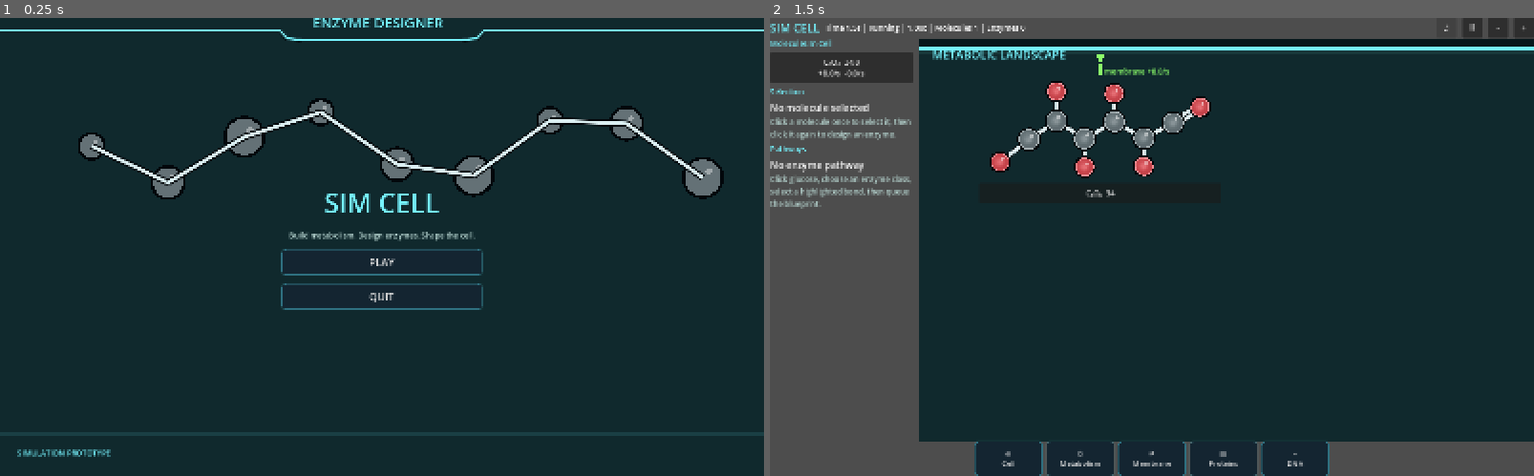
Above: before the commit, frames 1-2 (left to right).
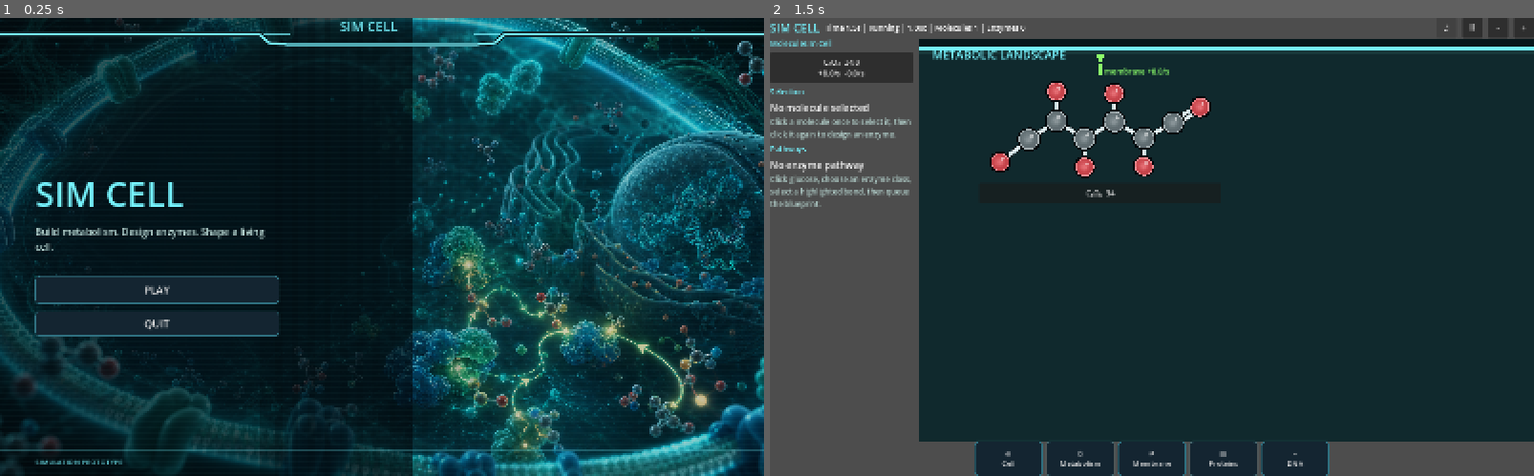
Above: after the commit, the same moments.

Repository: EliasEnglund/SimCell
Game: Godot game, scene res://scenes/main.tscn
Same seed, same stepped clock (60 frames per second), same inputs: the game is played once before the commit and once after it.
Inputs:
- Up to frame 1 (0.25 s): no input
- Up to frame 2 (1.5 s): click "PLAY" at 0.5 s; click "♪" at 1.25 s

The runs differ from the first frame. In frame 1, 36% of the frame differs, in the area x 0-100%, y 0-100%; in frame 2, nothing differs.

Commit message:
Add cinematic title screen artwork

Diff:
--- a/scripts/ui/main.gd
+++ b/scripts/ui/main.gd
@@ -56,36 +56,56 @@
 	var title_root := Control.new()
 	title_root.set_anchors_preset(Control.PRESET_FULL_RECT)
 	add_child(title_root)
-	var background := TitleBackground.new()
-	background.set_anchors_preset(Control.PRESET_FULL_RECT)
-	background.mouse_filter = Control.MOUSE_FILTER_IGNORE
-	title_root.add_child(background)
-	var frame := DesignerTitleFrame.new()
+	var artwork := TextureRect.new()
+	var title_image := Image.load_from_file("res://assets/reference/title-art-v2.png")
+	if title_image != null:
+		artwork.texture = ImageTexture.create_from_image(title_image)
+	artwork.expand_mode = TextureRect.EXPAND_IGNORE_SIZE
+	artwork.stretch_mode = TextureRect.STRETCH_KEEP_ASPECT_COVERED
+	artwork.set_anchors_preset(Control.PRESET_FULL_RECT)
+	artwork.mouse_filter = Control.MOUSE_FILTER_IGNORE
+	title_root.add_child(artwork)
+	var shade := TitleShade.new()
+	shade.set_anchors_preset(Control.PRESET_FULL_RECT)
+	shade.mouse_filter = Control.MOUSE_FILTER_IGNORE
+	title_root.add_child(shade)
+	var frame := TitleTopFrame.new()
 	frame.set_anchors_preset(Control.PRESET_FULL_RECT)
 	frame.mouse_filter = Control.MOUSE_FILTER_IGNORE
 	title_root.add_child(frame)
-	var center := CenterContainer.new()
-	center.set_anchors_preset(Control.PRESET_FULL_RECT)
-	title_root.add_child(center)
+	var margin := MarginContainer.new()
+	margin.set_anchors_preset(Control.PRESET_FULL_RECT)
+	margin.add_theme_constant_override("margin_left", 74)
+	margin.add_theme_constant_override("margin_top", 104)
+	margin.add_theme_constant_override("margin_right", 74)
+	margin.add_theme_constant_override("margin_bottom", 78)
+	title_root.add_child(margin)
 	var menu := VBoxContainer.new()
-	menu.custom_minimum_size = Vector2(420, 320)
+	menu.custom_minimum_size = Vector2(510, 360)
+	menu.size_flags_horizontal = Control.SIZE_SHRINK_BEGIN
+	menu.size_flags_vertical = Control.SIZE_EXPAND_FILL
 	menu.alignment = BoxContainer.ALIGNMENT_CENTER
-	menu.add_theme_constant_override("separation", 18)
-	center.add_child(menu)
+	menu.add_theme_constant_override("separation", 16)
+	margin.add_child(menu)
 	var title := Label.new()
 	title.text = "SIM CELL"
-	title.horizontal_alignment = HORIZONTAL_ALIGNMENT_CENTER
-	title.add_theme_font_size_override("font_size", 56)
+	title.horizontal_alignment = HORIZONTAL_ALIGNMENT_LEFT
+	title.add_theme_font_size_override("font_size", 72)
 	title.modulate = Color("76f4ff")
 	menu.add_child(title)
 	var subtitle := Label.new()
-	subtitle.text = "Build metabolism. Design enzymes. Shape the cell."
-	subtitle.horizontal_alignment = HORIZONTAL_ALIGNMENT_CENTER
+	subtitle.text = "Build metabolism. Design enzymes. Shape a living cell."
+	subtitle.horizontal_alignment = HORIZONTAL_ALIGNMENT_LEFT
+	subtitle.add_theme_font_size_override("font_size", 20)
+	subtitle.autowrap_mode = TextServer.AUTOWRAP_WORD_SMART
 	subtitle.modulate = Color(0.78, 0.9, 0.88)
 	menu.add_child(subtitle)
+	var spacer := Control.new()
+	spacer.custom_minimum_size = Vector2(0, 16)
+	menu.add_child(spacer)
 	var play := Button.new()
 	play.text = "PLAY"
-	play.custom_minimum_size = Vector2(280, 54)
+	play.custom_minimum_size = Vector2(300, 58)
 	play.add_theme_font_size_override("font_size", 22)
 	play.add_theme_stylebox_override("normal", _nav_style(false))
 	play.add_theme_stylebox_override("hover", _nav_style(true))
@@ -98,7 +118,7 @@
 	menu.add_child(play)
 	var quit := Button.new()
 	quit.text = "QUIT"
-	quit.custom_minimum_size = Vector2(280, 54)
+	quit.custom_minimum_size = Vector2(300, 52)
 	quit.add_theme_font_size_override("font_size", 22)
 	quit.add_theme_stylebox_override("normal", _nav_style(false))
 	quit.add_theme_stylebox_override("hover", _nav_style(true))
@@ -1504,6 +1524,32 @@
 		draw_polyline(points, cyan, 3.0, true)
 		draw_string(ThemeDB.fallback_font, Vector2(center_x - 145.0, 21.0), "ENZYME DESIGNER", HORIZONTAL_ALIGNMENT_LEFT, -1, 30, cyan)
 
+class TitleTopFrame:
+	extends Control
+
+	func _draw() -> void:
+		var cyan := Color("76f4ff")
+		var glow := Color(0.45, 0.95, 1.0, 0.22)
+		var y := 34.0
+		var tab_width := 430.0
+		var center_x := size.x * 0.5
+		var tab_left := center_x - tab_width * 0.5
+		var tab_right := center_x + tab_width * 0.5
+		var points := PackedVector2Array([
+			Vector2(0, y),
+			Vector2(tab_left - 42.0, y),
+			Vector2(tab_left - 22.0, y + 18.0),
+			Vector2(tab_left + 16.0, y + 22.0),
+			Vector2(tab_right - 16.0, y + 22.0),
+			Vector2(tab_right + 22.0, y + 18.0),
+			Vector2(tab_right + 42.0, y),
+			Vector2(size.x, y)
+		])
+		draw_polyline(points, Color("02070b"), 9.0, true)
+		draw_polyline(points, glow, 7.0, true)
+		draw_polyline(points, cyan, 3.0, true)
+		draw_string(ThemeDB.fallback_font, Vector2(center_x - 88.0, 28.0), "SIM CELL", HORIZONTAL_ALIGNMENT_LEFT, -1, 28, cyan)
+
 class TitleBackground:
 	extends Control
 
@@ -1524,3 +1570,22 @@
 				draw_line(Vector2(previous_x, previous_y), Vector2(x, y), Color("dbeff2"), 6.0, true)
 		draw_line(Vector2(0, size.y - 88.0), Vector2(size.x, size.y - 88.0), Color(0.45, 0.95, 1.0, 0.18), 3.0, true)
 		draw_string(ThemeDB.fallback_font, Vector2(36, size.y - 42.0), "SIMULATION PROTOTYPE", HORIZONTAL_ALIGNMENT_LEFT, -1, 16, cyan)
+
+class TitleShade:
+	extends Control
+
+	func _draw() -> void:
+		var left := Rect2(Vector2.ZERO, Vector2(size.x * 0.54, size.y))
+		draw_rect(left, Color(0.01, 0.05, 0.07, 0.62), true)
+		for i in 18:
+			var t := float(i) / 17.0
+			var x := lerpf(size.x * 0.34, size.x * 0.70, t)
+			draw_rect(Rect2(Vector2(x, 0), Vector2(size.x * 0.03, size.y)), Color(0.01, 0.05, 0.07, 0.28 * (1.0 - t)), true)
+		draw_rect(Rect2(Vector2.ZERO, size), Color(0.0, 0.0, 0.0, 0.18), true)
+		for y in range(0, int(size.y), 6):
+			draw_line(Vector2(0, y), Vector2(size.x, y), Color(0.5, 1.0, 1.0, 0.025), 1.0)
+		var cyan := Color("76f4ff")
+		draw_line(Vector2(0, 34), Vector2(size.x * 0.38, 34), Color(cyan.r, cyan.g, cyan.b, 0.7), 3.0, true)
+		draw_line(Vector2(size.x * 0.62, 34), Vector2(size.x, 34), Color(cyan.r, cyan.g, cyan.b, 0.7), 3.0, true)
+		draw_line(Vector2(0, size.y - 54), Vector2(size.x, size.y - 54), Color(cyan.r, cyan.g, cyan.b, 0.22), 2.0, true)
+		draw_string(ThemeDB.fallback_font, Vector2(74, size.y - 24), "SIMULATION PROTOTYPE", HORIZONTAL_ALIGNMENT_LEFT, -1, 15, Color(cyan.r, cyan.g, cyan.b, 0.85))
Binary file added: assets/reference/title-art-v2.png
